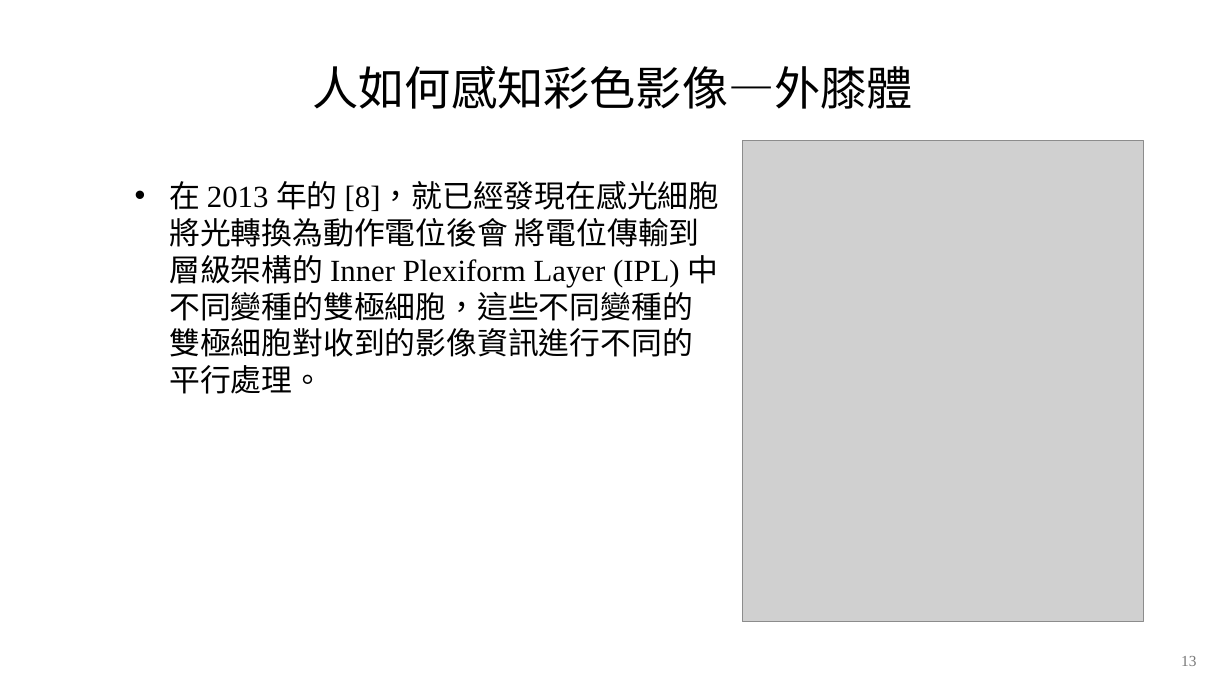
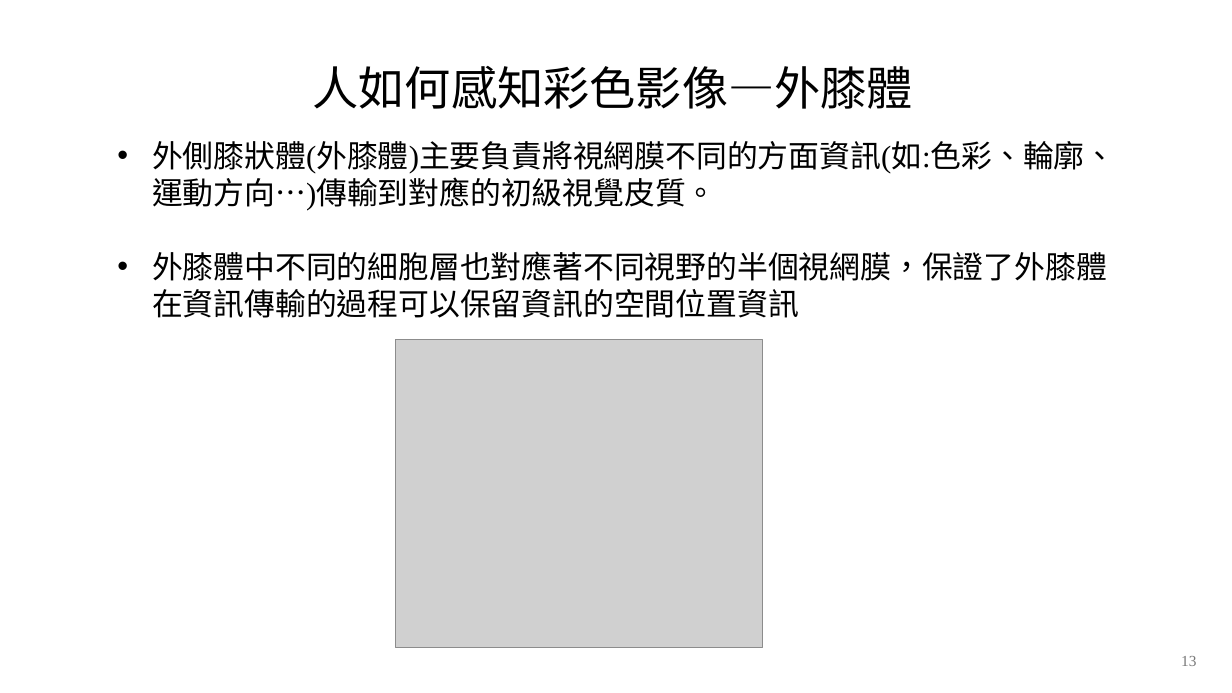
Before and after one commit to Cobra30621/RGB_SFM_V2, a slide deck: slide 13 of 文件/ppt/簡報.pptx. Drawn at 1232x693 pixels with LibreOffice and Linux fonts; fonts in the diff are those of the drawing; grey boxes stand for pictures; background and template pictures are left out. Boxes give left, top, right and bottom in pixels: in the first picture for what was removed or moved away, otherwise in the second. Text is boxed around its words. In the diff, an @@ line names an element or a change of style, - is before the commit and + after.

```diff
--- a/文件/ppt/簡報.pptx
+++ b/文件/ppt/簡報.pptx
@@ text at (152, 141, 1115, 318): text changed @@
-• 在 2013 年的 [8]，就已經發現在感光細胞將光轉換為動作電位後會 將電位傳輸到層級架構的 Inner Plexiform Layer (IPL) 中不同變種的雙極細胞，這些不同變種的雙極細胞對收到的影像資訊進行不同的平行處理。
+• 外側膝狀體(外膝體)主要負責將視網膜不同的方面資訊(如:色彩、輪廓、運動方向…)傳輸到對應的初級視覺皮質。
+• 外膝體中不同的細胞層也對應著不同視野的半個視網膜，保證了外膝體在資訊傳輸的過程可以保留資訊的空間位置資訊
@@ picture removed at (742, 140, 1143, 622) @@
@@ picture added at (396, 339, 762, 648) @@
```
Also in this commit, not shown: 3 other slides changed, 2 slides added, 2 slides removed, 5 other files.
